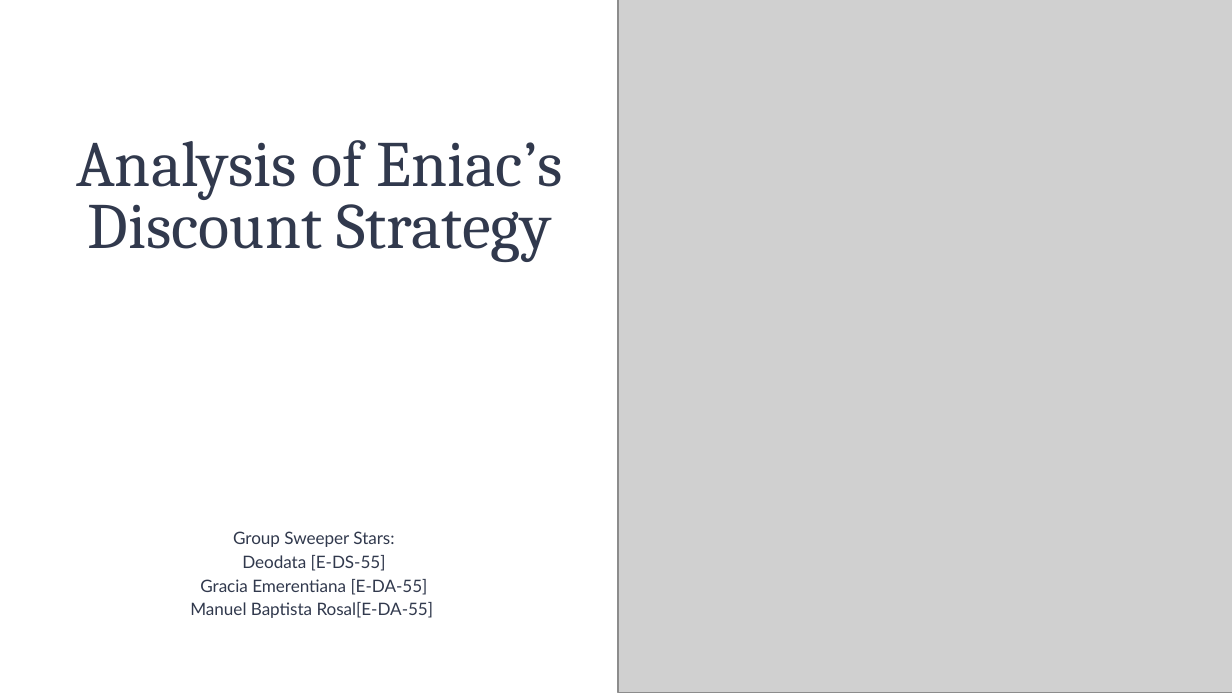
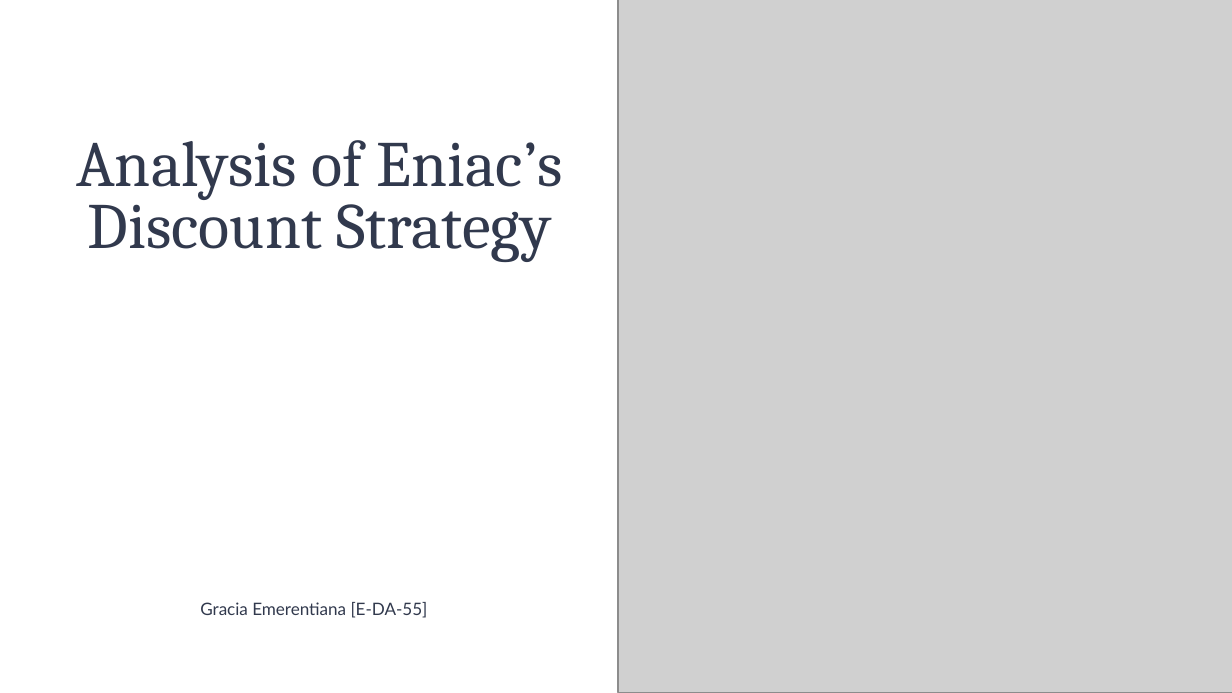
Before and after one commit to GEmerentiana/Eniac-s-Discount-Strategy-Analysis, a slide deck: slide 1 of Presentation_Eniac's Discount Strategy Analysis.pptx. Drawn at 1232x693 pixels with LibreOffice and Linux fonts; fonts in the diff are those of the drawing; grey boxes stand for pictures. Boxes give left, top, right and bottom in pixels: in the first picture for what was removed or moved away, otherwise in the second. Text is boxed around its words. In the diff, an @@ line names an element or a change of style, - is before the commit and + after.

```diff
--- a/Presentation_Eniac's Discount Strategy Analysis.pptx
+++ b/Presentation_Eniac's Discount Strategy Analysis.pptx
@@ text at (233,531,394,571): paragraphs removed @@
-Group Sweeper Stars:
-Deodata [E-DS-55]
@@ text "Gracia Emerentiana [E-DA-55]": place and size @@
-text "Gracia Emerentiana [E-DA-55]" at (190,531,434,618)
+text "Gracia Emerentiana [E-DA-55]" at (200,602,428,618)
@@ text at (190,602,434,618): paragraph removed @@
-Manuel Baptista Rosal[E-DA-55]
```
